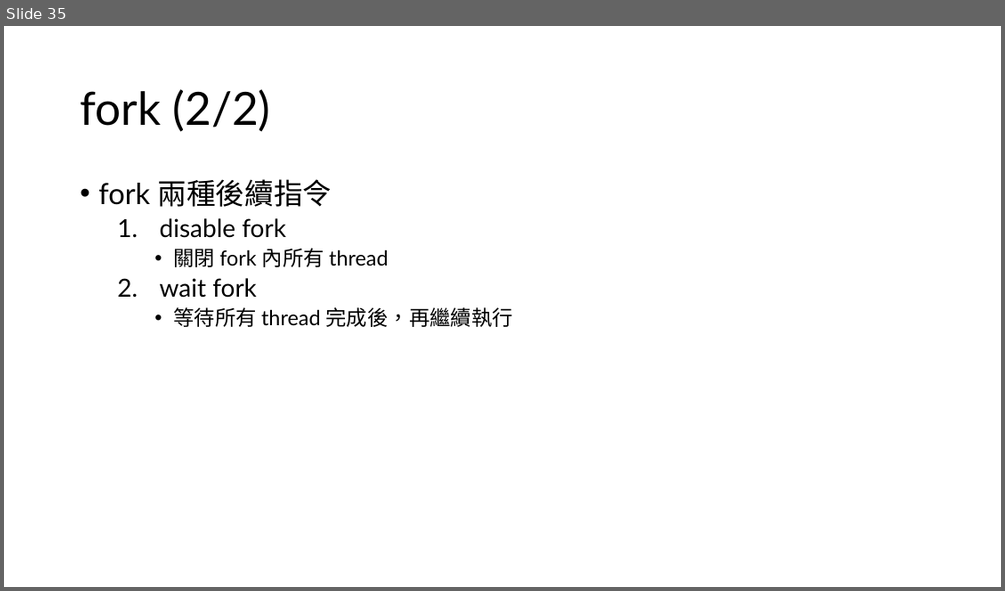
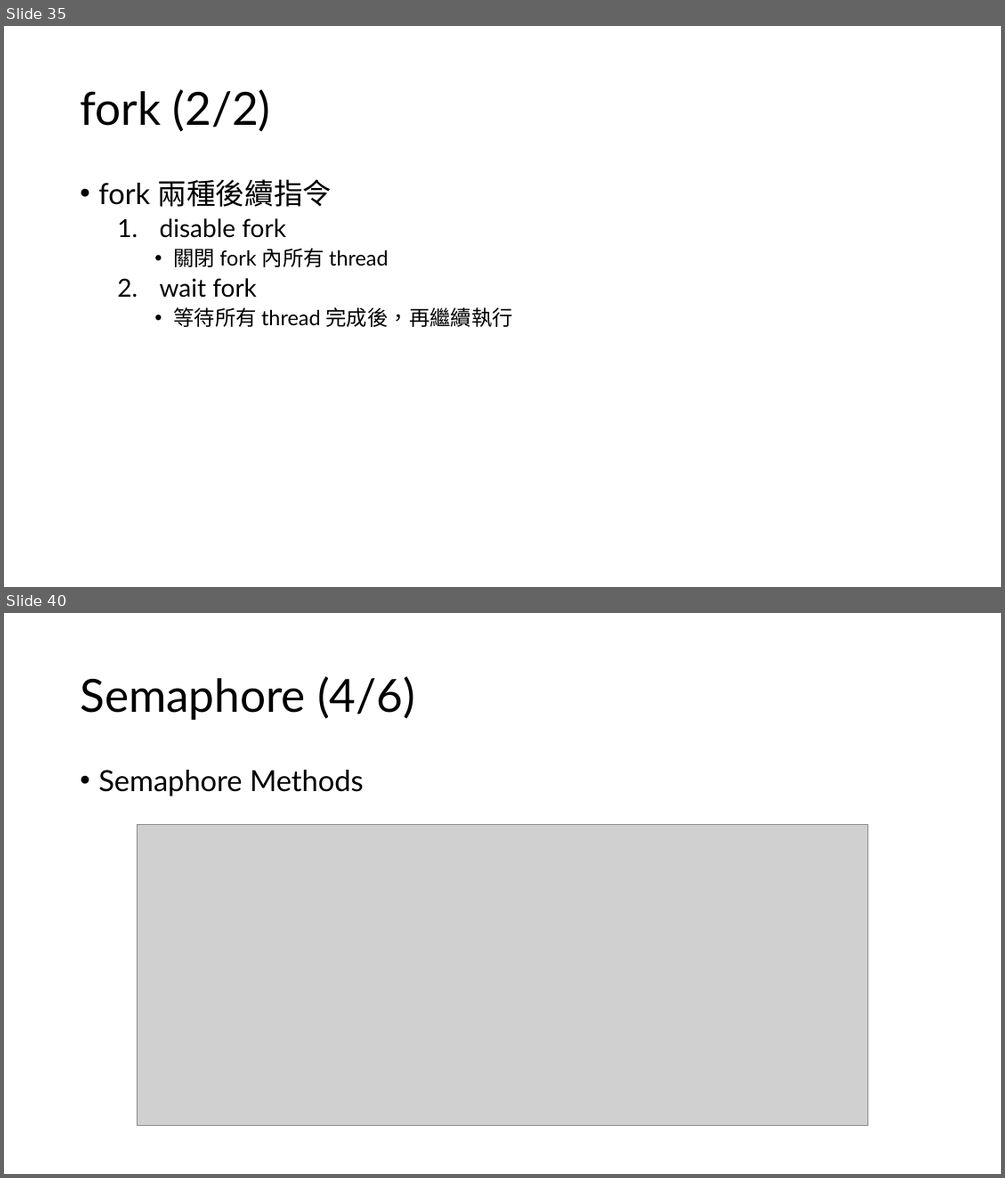
Before and after one commit to s9001055/DV_learning, a slide deck: SystemVerilog_語法學習.pptx. Shown one above the other, each under a label of ours: slide 35 before the commit, slides 35 and 40 after it; the slides between them are not shown. The pictures are 1005x591 and 1005x1178 pixels, drawn with LibreOffice and Linux fonts; fonts in the diff are those of the drawing; grey boxes stand for pictures. Boxes give left, top, right and bottom in pixels: in the first picture for what was removed or moved away, otherwise in the second. Text is boxed around its words. In the diff, an @@ line names an element or a change of style, - is before the commit and + after.

Commit message:
Add: Communication example code 1. event 2. semaphore 3. mailbox 4. Communication slide

```diff
--- a/SystemVerilog_語法學習.pptx
+++ b/SystemVerilog_語法學習.pptx
@@ slide 40 added at box(4, 613, 1001, 1174), background #FFFFFF @@
@@ title added at box(80, 676, 415, 720), 44 pt, text #000000 @@
+Semaphore (4/6)
@@ text added at box(98, 770, 364, 796), 28 pt, text #000000 @@
+• Semaphore Methods
@@ picture added at box(138, 824, 867, 1126) @@
```
Also in this commit, not shown: 1 slide changed, 6 other slides added, 3 other files.
